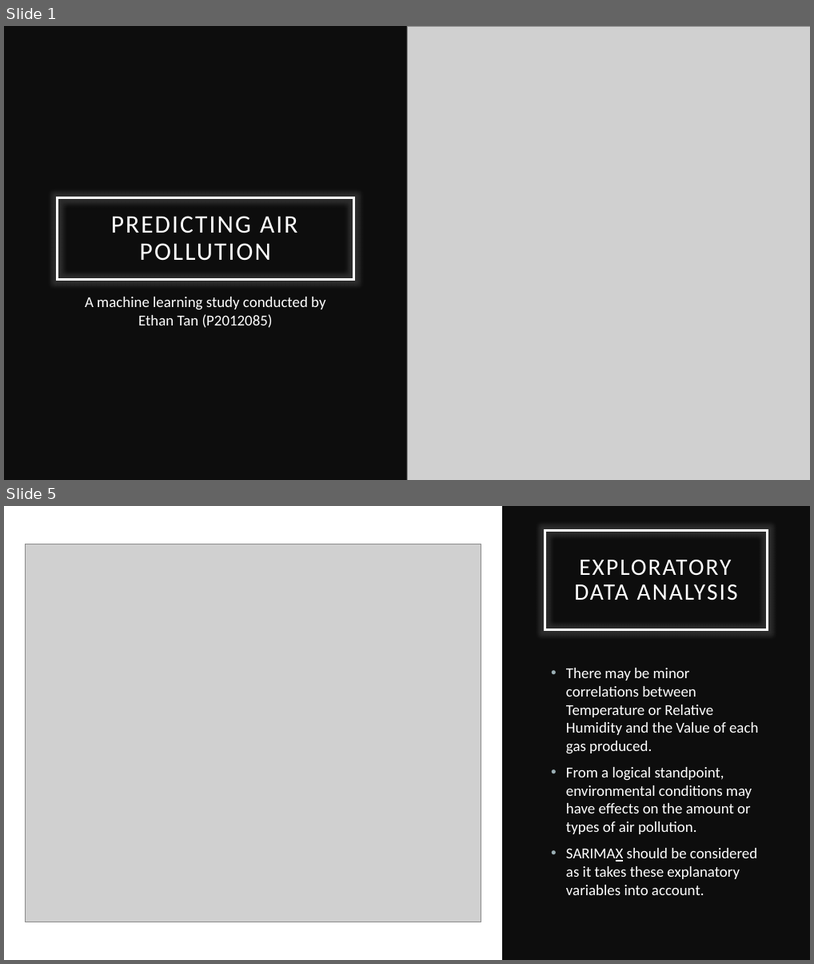
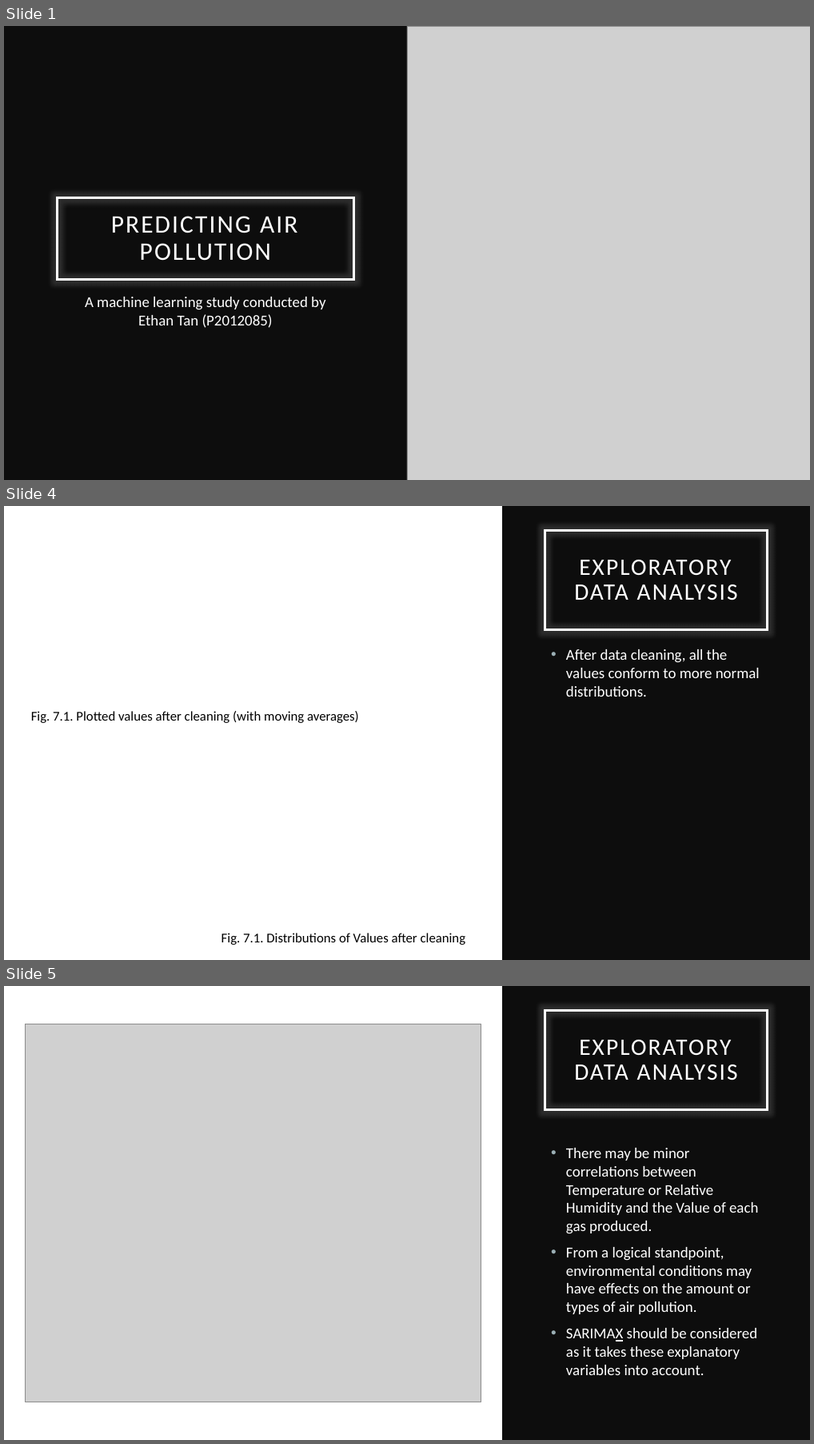
Before and after one commit to ethanolx/Air-Pollution-Mall-py, a slide deck: doc/part-a.pptx. Shown one above the other, each under a label of ours: slides 1 and 5 before the commit, slides 1, 4 and 5 after it; the slides between them are not shown. The pictures are 814x964 and 814x1444 pixels, drawn with LibreOffice and Linux fonts; fonts in the diff are those of the drawing; grey boxes stand for pictures. Boxes give left, top, right and bottom in pixels: in the first picture for what was removed or moved away, otherwise in the second. Text is boxed around its words. In the diff, an @@ line names an element or a change of style, - is before the commit and + after.

```diff
--- a/doc/part-a.pptx
+++ b/doc/part-a.pptx
@@ slide 4 added at [4, 506, 810, 960], background #FFFFFF @@
@@ rectangle added at [502, 506, 810, 960], fill #0D0D0D @@
@@ title added at [546, 530, 768, 629], outline #FFFFFF 2.5 pt, 28 pt, text #FFFFFF @@
+EXPLORATORY DATA ANALYSIS
@@ text added at [566, 649, 760, 696], 18 pt, text #FFFFFF @@
+• After data cleaning, all the values conform to more normal distributions.
@@ text added at [31, 711, 359, 723], 16 pt, text #000000 @@
+Fig. 7.1. Plotted values after cleaning (with moving averages)
@@ text added at [222, 932, 466, 944], 16 pt, text #000000 @@
+Fig. 7.1. Distributions of Values after cleaning
```
Also in this commit, not shown: 3 slides changed, 1 other slide added, 1 slide removed, 2 other files.
